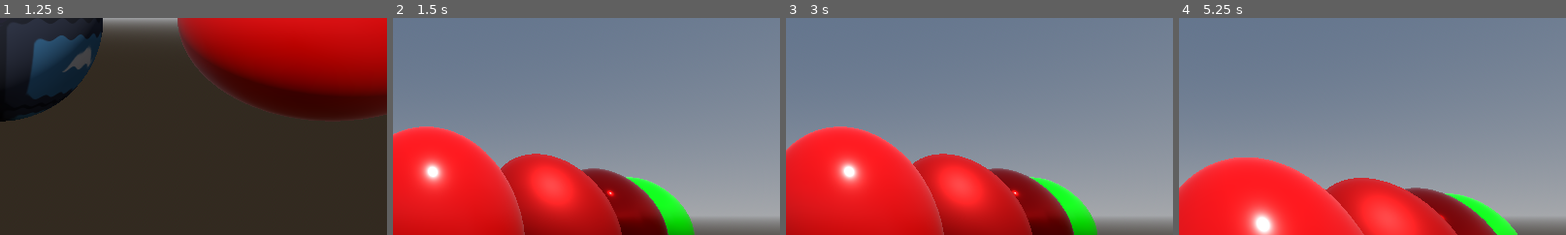
Above: before the commit, frames 1-4 (left to right).
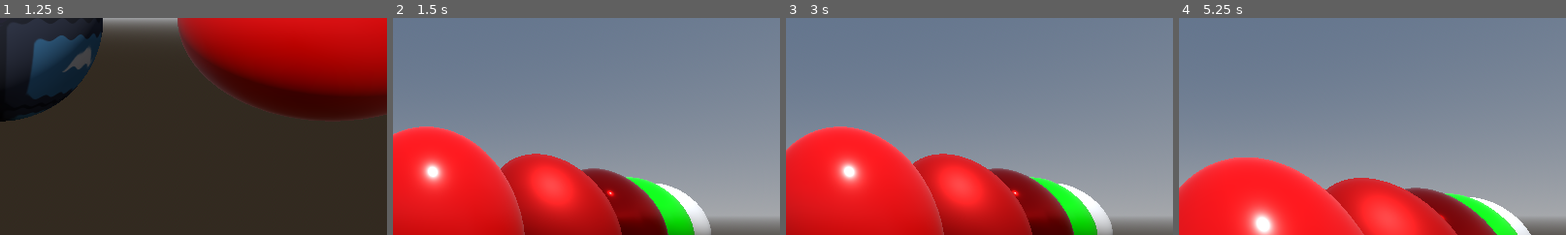
Above: after the commit, the same moments.

Repository: hperantunes/spatial-shaders-starter-project
Game: Godot game, scene res://scenes/spatial_shaders.tscn
Two runs of this game, one before a commit and one after it. Both use one fixed random seed, a clock stepped at 60 frames per second and the inputs below. The engine's default icon, where the game draws it, is replaced by a stand-in: a white triangle on a blue panel in a dark square.
Inputs (mouse positions are % of the whole screen's width and height, from its top left):
- Up to frame 1 (1.25 s): tap Enter at 0.5 s; move the mouse to (45, 70) at 0.52 s; hold W (move_forward) from 0.53 s (still down); hold Right mouse button (camera_move_mode) from 0.53 s (still down); click (45, 70) at 0.67 s
- Up to frame 2 (1.5 s): keep holding W (move_forward); move the mouse to (57, 51) at 1.27 s; release Right mouse button (camera_move_mode) at 1.28 s; tap Shift (camera_speed_up) at 1.35 s
- Up to frame 3 (3 s): move the mouse to (20, 35) at 2.02 s; release W (move_forward) at 2.03 s; hold A (move_left) from 2.03 s (still down); click (20, 35) at 2.1 s; move the mouse to (55, 50) at 2.77 s; right-click (55, 50) at 2.85 s; click (55, 50) at 2.92 s
- Up to frame 4 (5.25 s): move the mouse to (35, 25) at 3.52 s; release A (move_left) at 3.53 s; hold S (move_backward) 3.53-4.28 s; tap Shift (camera_speed_up) at 3.6 s; move the mouse to (72, 45) at 4.27 s; hold D (move_right) 4.28-5.03 s; click (72, 45) at 4.35 s; move the mouse to (30, 55) at 5.02 s; hold W (move_forward) from 5.03 s (still down); hold Right mouse button (camera_move_mode) from 5.03 s (still down); click (30, 55) at 5.17 s
The pictures show only the part of the screen within x 50-100%, y 50-100%; the shares and areas given below are measured in that part.

Frame 1 is identical in both runs. In frame 2, 1.0% of the frame differs, in the area x 67-83%, y 76-100%; in frame 3, 0.9%; in frame 4, 0.6%.

Commit message:
Lesson 4.9

Diff:
--- a/scenes/spatial_shaders.tscn
+++ b/scenes/spatial_shaders.tscn
@@ -6,6 +6,7 @@
 [ext_resource type="Texture2D" uid="uid://dq50v6s4drwd1" path="res://icon.svg" id="4_5jbie"]
 [ext_resource type="Shader" path="res://shaders/pbr.gdshader" id="5_agl3f"]
 [ext_resource type="Material" uid="uid://bm6ddw1flmm8i" path="res://shaders/converted.tres" id="6_i5103"]
+[ext_resource type="Shader" path="res://shaders/vertex.gdshader" id="7_5uvok"]
 
 [sub_resource type="ProceduralSkyMaterial" id="ProceduralSkyMaterial_7jfiy"]
 
@@ -58,6 +59,13 @@
 [sub_resource type="SphereMesh" id="SphereMesh_scwnk"]
 material = ExtResource("6_i5103")
 
+[sub_resource type="ShaderMaterial" id="ShaderMaterial_3jr1m"]
+render_priority = 0
+shader = ExtResource("7_5uvok")
+
+[sub_resource type="SphereMesh" id="SphereMesh_nem0n"]
+material = SubResource("ShaderMaterial_3jr1m")
+
 [node name="SpatialShaders" type="Node3D"]
 script = ExtResource("1_db346")
 
@@ -89,3 +97,7 @@
 [node name="SphereExample5" type="MeshInstance3D" parent="."]
 transform = Transform3D(-1, 0, -8.74228e-08, 0, 1, 0, 8.74228e-08, 0, -1, 6, 0, 0)
 mesh = SubResource("SphereMesh_scwnk")
+
+[node name="SphereExample6" type="MeshInstance3D" parent="."]
+transform = Transform3D(-1, 0, -8.74228e-08, 0, 1, 0, 8.74228e-08, 0, -1, 7.5, 0, 0)
+mesh = SubResource("SphereMesh_nem0n")
--- /dev/null
+++ b/shaders/vertex.gdshader
@@ -0,0 +1,8 @@
+shader_type spatial;
+
+void vertex()
+{
+	//VERTEX += vec3(cos(TIME * 3.0) / 4.0, sin(TIME * 3.0) / 4.0, 0.0);
+	//VERTEX *= (sin(TIME * 3.0) + 1.0) * 0.5 + 0.5;
+	VERTEX.x += sin(TIME * 10.0 + VERTEX.y * 10.0) * 0.02;
+}
Not shown: 1 places in scenes/spatial_shaders.tscn that only renumber resources
